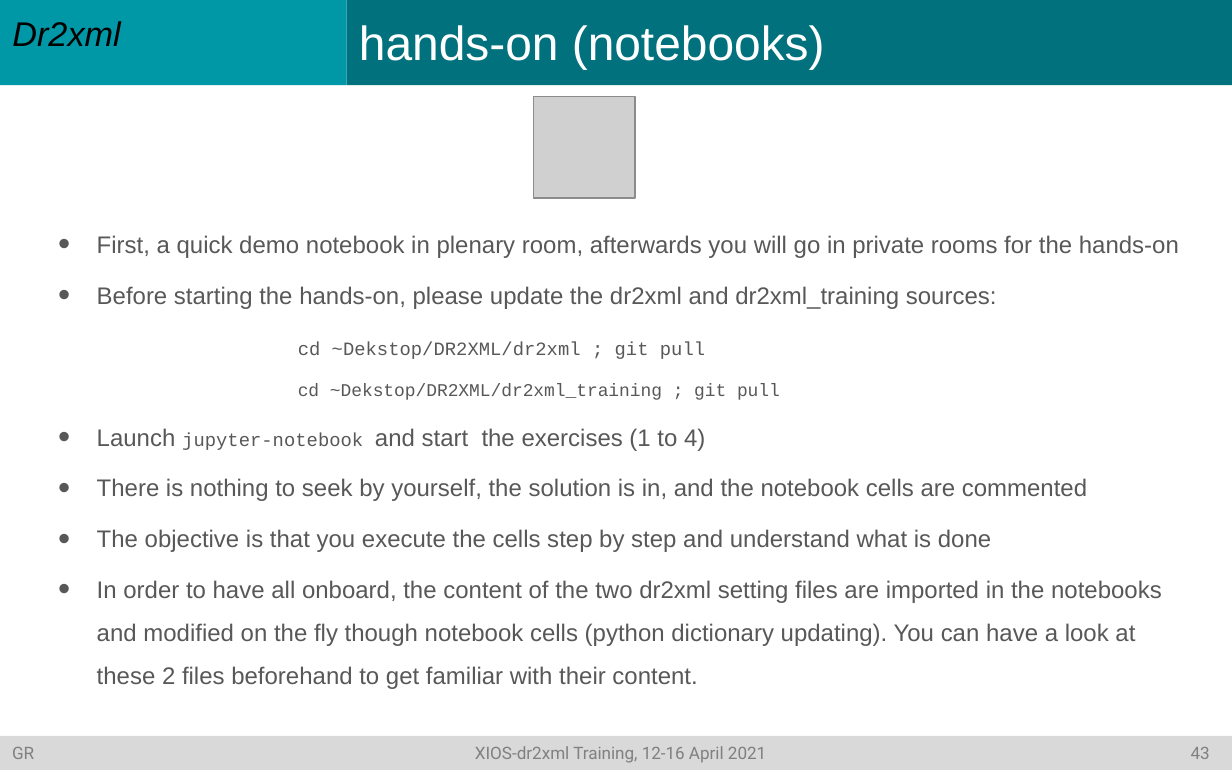
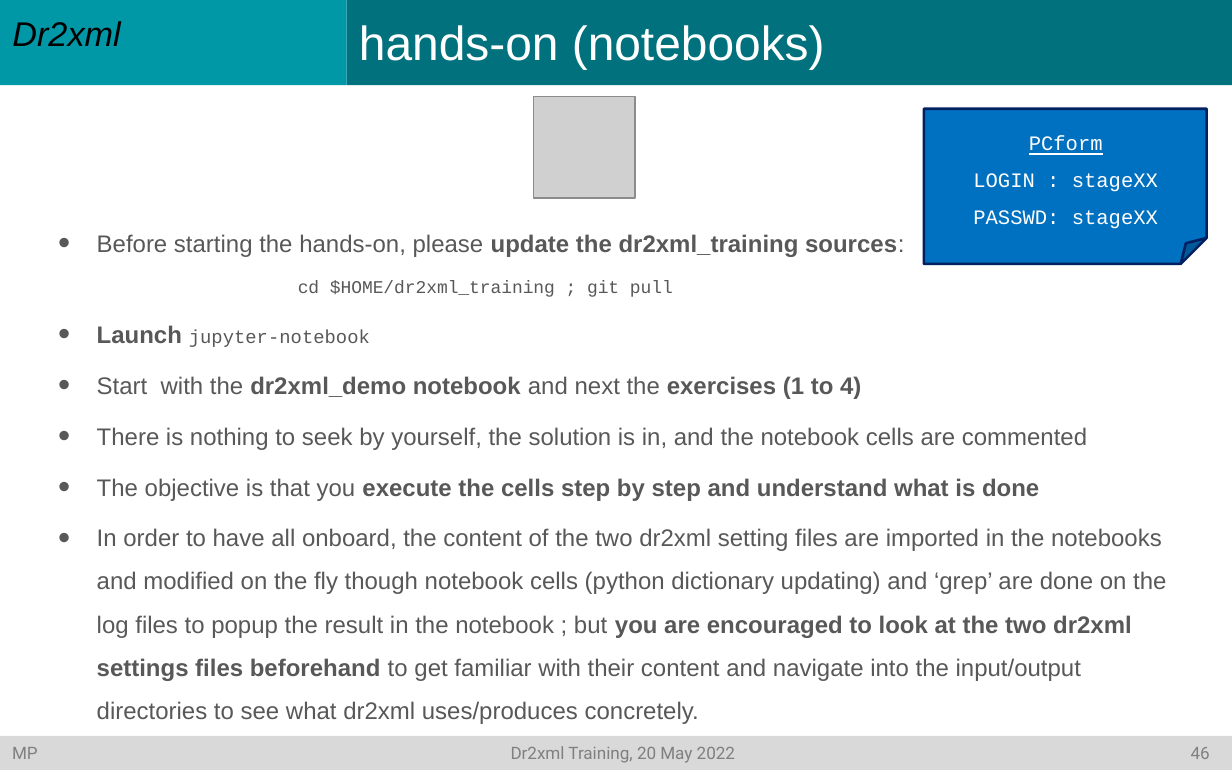
Before and after one commit to rigoudyg/dr2xml, a slide deck: slide 47 of slides/Formation_dr2xml.pptx (slide 44 before the commit). Drawn at 1232x770 pixels with LibreOffice and Linux fonts; fonts in the diff are those of the drawing; grey boxes stand for pictures. Boxes give left, top, right and bottom in pixels: in the first picture for what was removed or moved away, otherwise in the second. Text is boxed around its words. In the diff, an @@ line names an element or a change of style, - is before the commit and + after.

Commit message:
slides and docs for dr2xml training on 20.05.2022

```diff
--- a/slides/Formation_dr2xml.pptx
+++ b/slides/Formation_dr2xml.pptx
@@ folded corner added at [924, 108, 1207, 264], fill #0070C0, outline #002060 1.5 pt, 12 pt, text #FFFFFF @@
+PCform
+LOGIN : stageXX
+PASSWD: stageXX
@@ text at [97, 234, 904, 399]: text changed @@
-• First, a quick demo notebook in plenary room, afterwards you will go in private rooms for the hands-on
-• Before starting the hands-on, please update the dr2xml and dr2xml_training sources:
-            cd ~Dekstop/DR2XML/dr2xml ; git pull
-            cd ~Dekstop/DR2XML/dr2xml_training ; git pull
-• Launch jupyter-notebook and start the exercises (1 to 4)
+• Before starting the hands-on, please update the dr2xml_training sources:
+            cd $HOME/dr2xml_training ; git pull
+• Launch jupyter-notebook
+• Start with the dr2xml_demo notebook and next the exercises (1 to 4)
@@ text at [97, 478, 1039, 501]: bold on in "execute the cells step by step and ..." @@
@@ text at [97, 528, 1166, 724]: text changed @@
-• In order to have all onboard, the content of the two dr2xml setting files are imported in the notebooks and modified on the fly though notebook cells (python dictionary updating). You can have a look at these 2 files beforehand to get familiar with their content.
+• In order to have all onboard, the content of the two dr2xml setting files are imported in the notebooks and modified on the fly though notebook cells (python dictionary updating) and ‘grep’ are done on the log files to popup the result in the notebook ; but you are encouraged to look at the two dr2xml settings files beforehand to get familiar with their content and navigate into the input/output directories to see what dr2xml uses/produces concretely.
@@ text in rectangle at [12, 746, 1210, 763]: text changed @@
-GR XIOS-dr2xml Training, 12-16 April 2021 43
+MP Dr2xml Training, 20 May 2022 46
```
Also in this commit, not shown: 42 other slides changed, 3 slides added, 4 other files.
